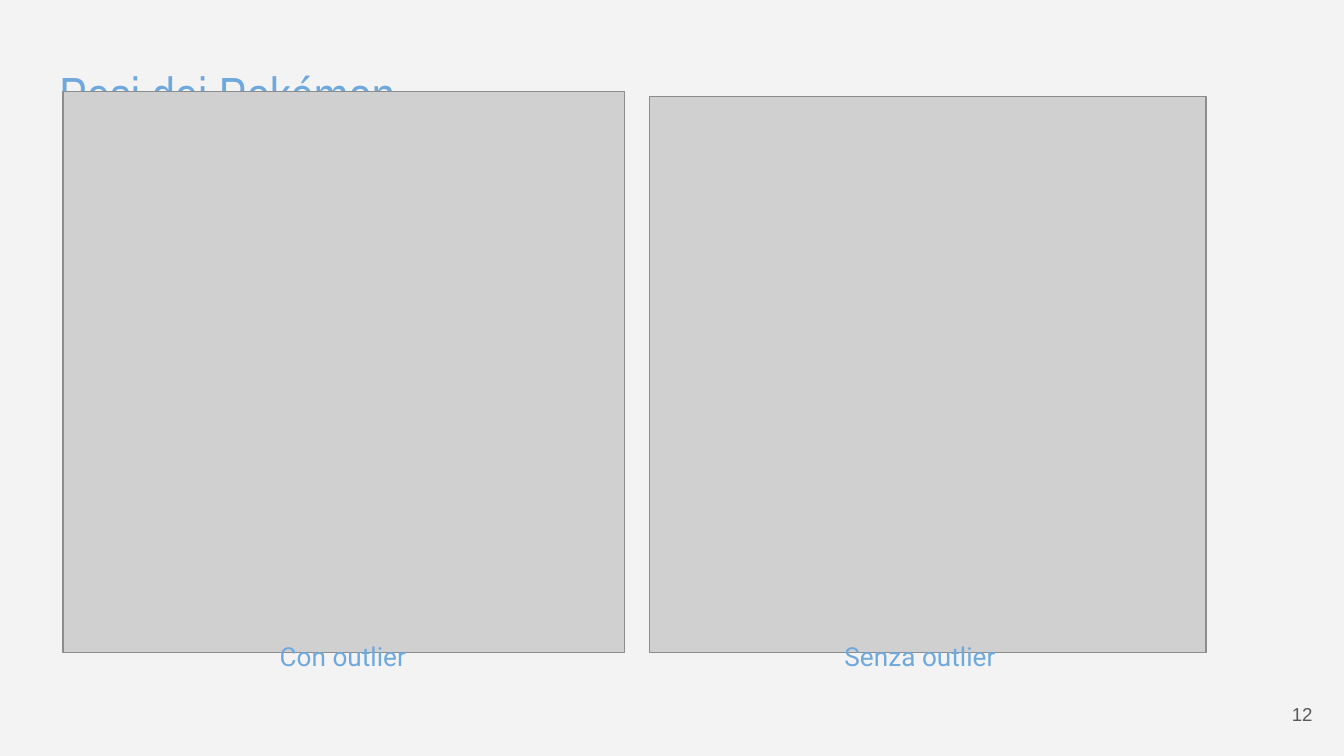
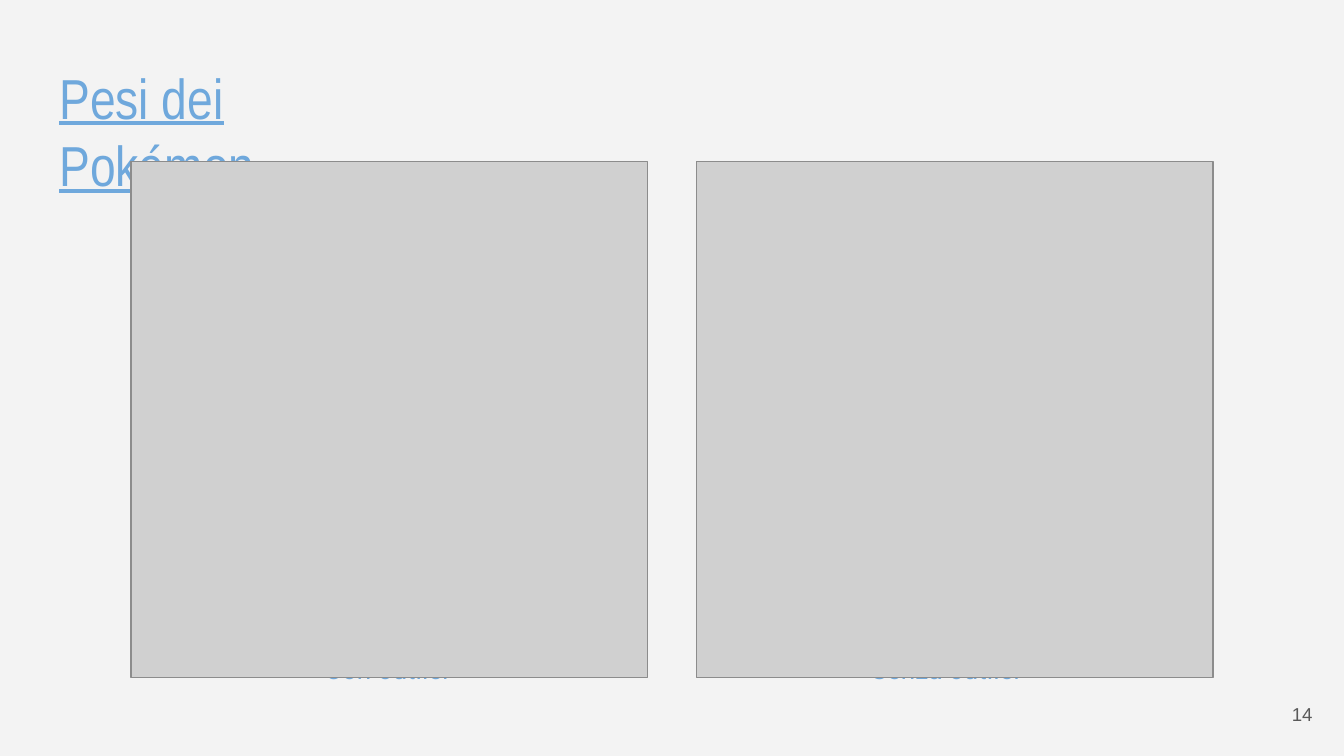
Before and after one commit to Mantotheale/PokemonScientificVisualization, a slide deck: slide 15 of Pokemon - Visualizzazione Scientifica.pptx (slide 12 before the commit). Drawn at 1344x756 pixels with LibreOffice and Linux fonts; fonts in the diff are those of the drawing; grey boxes stand for pictures. Boxes give left, top, right and bottom in pixels: in the first picture for what was removed or moved away, otherwise in the second. Text is boxed around its words. In the diff, an @@ line names an element or a change of style, - is before the commit and + after.

```diff
--- a/Pokemon - Visualizzazione Scientifica.pptx
+++ b/Pokemon - Visualizzazione Scientifica.pptx
@@ title "Pesi dei Pokémon" at bbox=[59, 78, 254, 197]: size 27.2 to 30.2 pt, underline on @@
@@ picture: place and size @@
-picture at bbox=[63, 91, 625, 653]
+picture at bbox=[130, 161, 646, 677]
@@ picture: place and size @@
-picture at bbox=[649, 97, 1206, 653]
+picture at bbox=[696, 161, 1212, 677]
@@ text "Con outlier" rewrapped from bbox=[280, 646, 406, 666] to bbox=[325, 677, 451, 679] @@
@@ text "Senza outlier" rewrapped from bbox=[844, 646, 995, 666] to bbox=[871, 677, 1022, 679] @@
@@ text at bbox=[1292, 708, 1313, 721]: text changed @@
-12
+14
```
Also in this commit, not shown: 15 other slides changed, 5 slides added, 1 slide removed, 1 other file.
